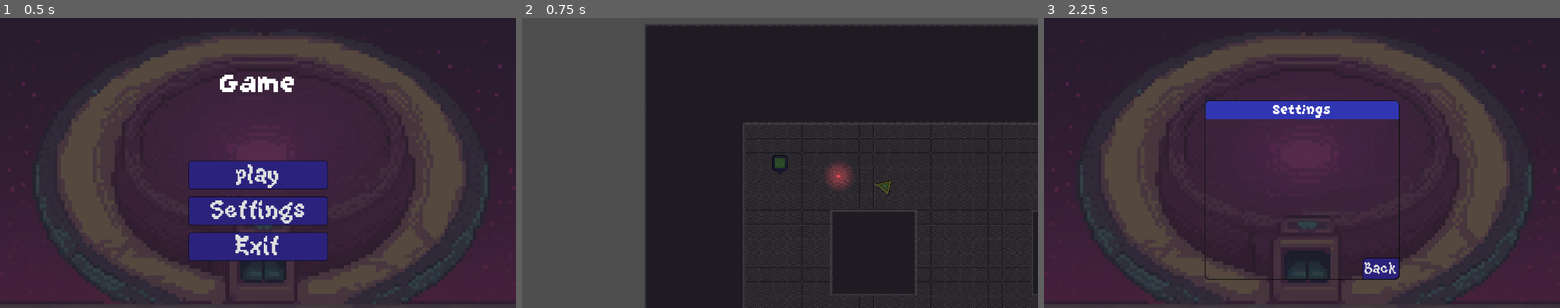
Above: before the commit, frames 1-3 (left to right).
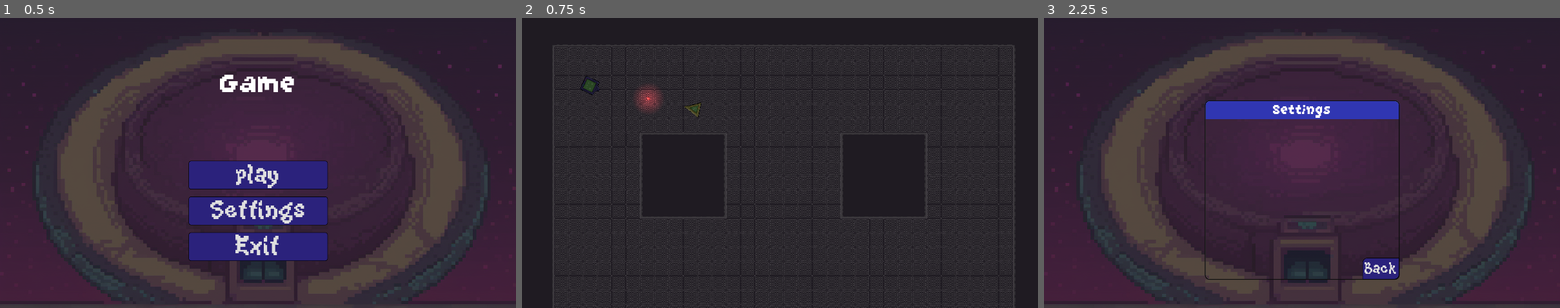
Above: after the commit, the same moments.

Repository: Buraka12/Square-Loop
Game: Godot game, scene res://scenes/main_menu.tscn
The game is run twice, just before and just after one commit, with the same random seed, the same clock (stepped at 60 frames per second) and the same inputs.
Inputs:
- Up to frame 1 (0.5 s): no input
- Up to frame 2 (0.75 s): click "play" at 0.5 s
- Up to frame 3 (2.25 s): click "play" at 1.25 s; click "Settings" at 2 s

Frame 1 is identical in both runs. In frame 2, 47% of the frame differs, in the area x 0-100%, y 0-100%; in frame 3, nothing differs.

Commit message:
Update player.tscn

Diff:
--- a/scenes/player.tscn
+++ b/scenes/player.tscn
@@ -22,6 +22,11 @@
 
 [node name="Camera2D" type="Camera2D" parent="."]
 process_callback = 0
+limit_left = -64
+limit_top = -64
+limit_right = 1080
+limit_bottom = 1080
+position_smoothing_enabled = true
 
 [node name="Timer" type="Timer" parent="."]
 
